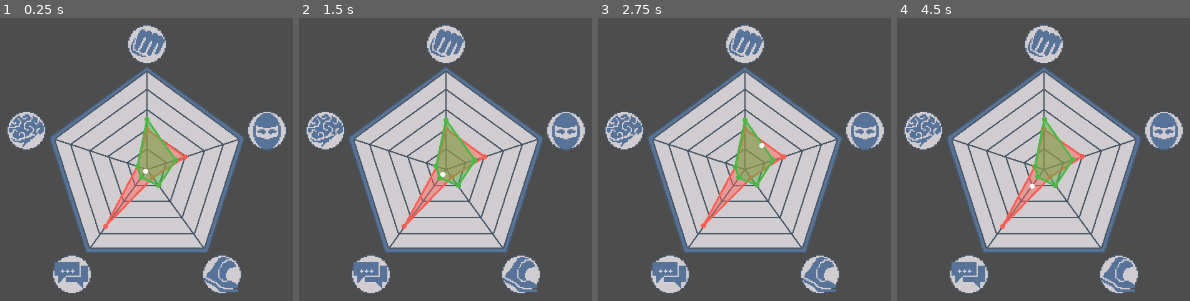
Above: before the commit, frames 1-4 (left to right).
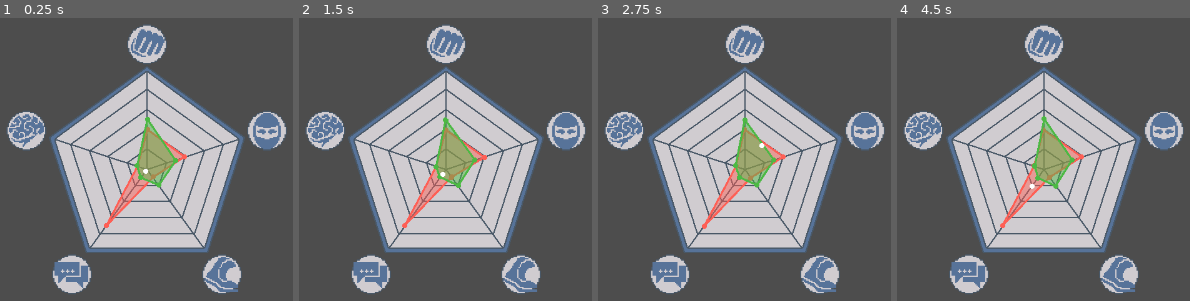
Above: after the commit, the same moments.

Repository: jakedruth/GGJ_2026
Game: Godot game, scene res://Scenes/DispatchScreen.tscn
Two runs of this game, one before a commit and one after it. Both use one fixed random seed, a clock stepped at 60 frames per second and the inputs below.
Inputs (mouse positions are in pixels of both pictures, inside the frame that each line leads up to):
- Up to frame 1 (0.25 s): no input
- Up to frame 2 (1.5 s): tap Enter at 0.5 s; move the mouse to (outside the picture) at 0.52 s; click (outside the picture) at 0.67 s; tap Space at 1.25 s; drag from (outside the picture) to (407, 289) at 1.27 s
- Up to frame 3 (2.75 s): tap Enter at 2 s; move the mouse to (823, 100) at 2.02 s; click (823, 100) at 2.17 s
- Up to frame 4 (4.5 s): drag from (1005, 289) to (outside the picture) at 2.77 s; tap Space at 3.5 s; move the mouse to (outside the picture) at 3.52 s; click (outside the picture) at 3.67 s; tap Enter at 4.25 s; drag from (outside the picture) to (923, 88) at 4.27 s

The runs differ from the first frame. In frame 1, 0.3% of the frame differs, in the area x 35-65%, y 34-75%; in frame 2, 0.3%; in frame 3, 0.5%; in frame 4, 0.6%.

Commit message:
Extracted the display code into it's own scene

Diff:
--- a/Scenes/DispatchScreen.tscn
+++ b/Scenes/DispatchScreen.tscn
@@ -11,8 +11,9 @@
 [ext_resource type="Texture2D" uid="uid://bgmijrjmw4isw" path="res://Resources/stats_icons/charisma-icon.png" id="8_lom48"]
 [ext_resource type="Texture2D" uid="uid://b0mc8a44wvk4x" path="res://Resources/stats_icons/intelligence-icon.png" id="9_htlc1"]
 [ext_resource type="Texture2D" uid="uid://dvxr71hbp4y1e" path="res://Resources/dot_8x8.png" id="10_fq62k"]
+[ext_resource type="PackedScene" uid="uid://d4jglcjxuyh7h" path="res://Scenes/stat_display.tscn" id="12_htlc1"]
 
-[node name="DispatchScreen" type="Control" unique_id=804978114 node_paths=PackedStringArray("questPoly", "teamPoly")]
+[node name="DispatchScreen" type="Control" unique_id=804978114 node_paths=PackedStringArray("job_display", "team_display")]
 layout_mode = 3
 anchors_preset = 15
 anchor_right = 1.0
@@ -20,12 +21,10 @@
 grow_horizontal = 2
 grow_vertical = 2
 script = ExtResource("1_00nw5")
-characterStats = ExtResource("2_hca7f")
-questStats = ExtResource("3_5n2wf")
-questPoly = NodePath("TextureRect/QuestPoly")
-teamPoly = NodePath("TextureRect/TeamPoly")
-jitterRate = 0.25
-jitterRange = 0.75
+job_stat_block = ExtResource("3_5n2wf")
+team_stat_block = ExtResource("2_hca7f")
+job_display = NodePath("TextureRect/JobDisplay")
+team_display = NodePath("TextureRect/TeamDisplay")
 
 [node name="JobSystem" parent="." unique_id=682539764 instance=ExtResource("4_lom48")]
 layout_mode = 1
@@ -45,7 +44,17 @@
 grow_vertical = 0
 texture = ExtResource("4_5n2wf")
 
-[node name="powerIcon" type="TextureRect" parent="TextureRect" unique_id=217577651]
+[node name="IconHolder" type="Control" parent="TextureRect" unique_id=874865870]
+layout_mode = 1
+anchors_preset = 8
+anchor_left = 0.5
+anchor_top = 0.5
+anchor_right = 0.5
+anchor_bottom = 0.5
+grow_horizontal = 2
+grow_vertical = 2
+
+[node name="powerIcon" type="TextureRect" parent="TextureRect/IconHolder" unique_id=217577651]
 layout_mode = 1
 anchors_preset = 8
 anchor_left = 0.5
@@ -60,7 +69,7 @@
 grow_vertical = 2
 texture = ExtResource("5_mm37g")
 
-[node name="sneakIcon" type="TextureRect" parent="TextureRect" unique_id=1004587404]
+[node name="sneakIcon" type="TextureRect" parent="TextureRect/IconHolder" unique_id=1004587404]
 layout_mode = 1
 anchors_preset = 8
 anchor_left = 0.5
@@ -75,7 +84,7 @@
 grow_vertical = 2
 texture = ExtResource("6_8nqku")
 
-[node name="speedIcon" type="TextureRect" parent="TextureRect" unique_id=49036561]
+[node name="speedIcon" type="TextureRect" parent="TextureRect/IconHolder" unique_id=49036561]
 layout_mode = 1
 anchors_preset = 8
 anchor_left = 0.5
@@ -90,7 +99,7 @@
 grow_vertical = 2
 texture = ExtResource("7_fq62k")
 
-[node name="charismaIcon" type="TextureRect" parent="TextureRect" unique_id=771795808]
+[node name="charismaIcon" type="TextureRect" parent="TextureRect/IconHolder" unique_id=771795808]
 layout_mode = 1
 anchors_preset = 8
 anchor_left = 0.5
@@ -105,7 +114,7 @@
 grow_vertical = 2
 texture = ExtResource("8_lom48")
 
-[node name="intelligenceIcon" type="TextureRect" parent="TextureRect" unique_id=684143841]
+[node name="intelligenceIcon" type="TextureRect" parent="TextureRect/IconHolder" unique_id=684143841]
 layout_mode = 1
 anchors_preset = 8
 anchor_left = 0.5
@@ -120,83 +129,17 @@
 grow_vertical = 2
 texture = ExtResource("9_htlc1")
 
-[node name="QuestPoly" type="Polygon2D" parent="TextureRect" unique_id=1096968410]
+[node name="JobDisplay" parent="TextureRect" unique_id=1489969815 instance=ExtResource("12_htlc1")]
 position = Vector2(192.00006, 192)
 rotation = -1.5707964
 scale = Vector2(16, 16)
 color = Color(0.99607843, 0.37254903, 0.33333334, 0.47058824)
-polygon = PackedVector2Array(1, 0, 0.31, 0.95, -0.81, 0.59, -0.81, -0.59, 0.31, -0.95)
 
-[node name="Line2D" type="Line2D" parent="TextureRect/QuestPoly" unique_id=1897370328]
-points = PackedVector2Array(1, 0, 0.31, 0.95, -0.81, 0.59, -0.81, -0.59, 0.31, -0.95)
-closed = true
-width = 0.2
-default_color = Color(0.99607843, 0.37254903, 0.33333334, 1)
-antialiased = true
-
-[node name="dot_1" type="Sprite2D" parent="TextureRect/QuestPoly" unique_id=214084025]
-modulate = Color(0.99607843, 0.37254903, 0.33333334, 1)
-scale = Vector2(0.063, 0.063)
-texture = ExtResource("10_fq62k")
-
-[node name="dot_2" type="Sprite2D" parent="TextureRect/QuestPoly" unique_id=562157456]
-modulate = Color(0.99607843, 0.37254903, 0.33333334, 1)
-scale = Vector2(0.063, 0.063)
-texture = ExtResource("10_fq62k")
-
-[node name="dot_3" type="Sprite2D" parent="TextureRect/QuestPoly" unique_id=1954043024]
-modulate = Color(0.99607843, 0.37254903, 0.33333334, 1)
-scale = Vector2(0.063, 0.063)
-texture = ExtResource("10_fq62k")
-
-[node name="dot_4" type="Sprite2D" parent="TextureRect/QuestPoly" unique_id=2005786815]
-modulate = Color(0.99607843, 0.37254903, 0.33333334, 1)
-scale = Vector2(0.063, 0.063)
-texture = ExtResource("10_fq62k")
-
-[node name="dot_5" type="Sprite2D" parent="TextureRect/QuestPoly" unique_id=501944248]
-modulate = Color(0.99607843, 0.37254903, 0.33333334, 1)
-scale = Vector2(0.063, 0.063)
-texture = ExtResource("10_fq62k")
-
-[node name="TeamPoly" type="Polygon2D" parent="TextureRect" unique_id=1000075372]
+[node name="TeamDisplay" parent="TextureRect" unique_id=630068703 instance=ExtResource("12_htlc1")]
 position = Vector2(192.00006, 192)
 rotation = -1.5707964
 scale = Vector2(16, 16)
 color = Color(0.29803923, 0.7254902, 0.26666668, 0.47058824)
-polygon = PackedVector2Array(1, 0, 0.31, 0.95, -0.81, 0.59, -0.81, -0.59, 0.31, -0.95)
-
-[node name="Line2D" type="Line2D" parent="TextureRect/TeamPoly" unique_id=1361713349]
-points = PackedVector2Array(1, 0, 0.31, 0.95, -0.81, 0.59, -0.81, -0.59, 0.31, -0.95)
-closed = true
-width = 0.2
-default_color = Color(0.29803923, 0.7254902, 0.26666668, 1)
-antialiased = true
-
-[node name="dot_1" type="Sprite2D" parent="TextureRect/TeamPoly" unique_id=1862395538]
-modulate = Color(0.29803923, 0.7254902, 0.26666668, 1)
-scale = Vector2(0.063, 0.063)
-texture = ExtResource("10_fq62k")
-
-[node name="dot_2" type="Sprite2D" parent="TextureRect/TeamPoly" unique_id=1227849475]
-modulate = Color(0.29803923, 0.7254902, 0.26666668, 1)
-scale = Vector2(0.063, 0.063)
-texture = ExtResource("10_fq62k")
-
-[node name="dot_3" type="Sprite2D" parent="TextureRect/TeamPoly" unique_id=209613737]
-modulate = Color(0.29803923, 0.7254902, 0.26666668, 1)
-scale = Vector2(0.063, 0.063)
-texture = ExtResource("10_fq62k")
-
-[node name="dot_4" type="Sprite2D" parent="TextureRect/TeamPoly" unique_id=1110993901]
-modulate = Color(0.29803923, 0.7254902, 0.26666668, 1)
-scale = Vector2(0.063, 0.063)
-texture = ExtResource("10_fq62k")
-
-[node name="dot_5" type="Sprite2D" parent="TextureRect/TeamPoly" unique_id=1848498444]
-modulate = Color(0.29803923, 0.7254902, 0.26666668, 1)
-scale = Vector2(0.063, 0.063)
-texture = ExtResource("10_fq62k")
 
 [node name="center" type="Node2D" parent="TextureRect" unique_id=1694710739]
 position = Vector2(192, 192)
--- /dev/null
+++ b/Scenes/stat_display.tscn
@@ -0,0 +1,34 @@
+[gd_scene format=3 uid="uid://d4jglcjxuyh7h"]
+
+[ext_resource type="Script" uid="uid://c3somt26w8mhu" path="res://Scripts/StatDisplay.gd" id="1_3kb8s"]
+[ext_resource type="Texture2D" uid="uid://dvxr71hbp4y1e" path="res://Resources/dot_8x8.png" id="2_4prjy"]
+
+[node name="StatDisplay" type="Polygon2D" unique_id=1489969815]
+polygon = PackedVector2Array(1, 0, 0.31, 0.95, -0.81, 0.59, -0.81, -0.59, 0.31, -0.95)
+script = ExtResource("1_3kb8s")
+
+[node name="Line2D" type="Line2D" parent="." unique_id=2079282061]
+points = PackedVector2Array(1, 0, 0.31, 0.95, -0.81, 0.59, -0.81, -0.59, 0.31, -0.95)
+closed = true
+width = 0.2
+antialiased = true
+
+[node name="dot_1" type="Sprite2D" parent="." unique_id=183506221]
+scale = Vector2(0.063, 0.063)
+texture = ExtResource("2_4prjy")
+
+[node name="dot_2" type="Sprite2D" parent="." unique_id=1485548669]
+scale = Vector2(0.063, 0.063)
+texture = ExtResource("2_4prjy")
+
+[node name="dot_3" type="Sprite2D" parent="." unique_id=1257676518]
+scale = Vector2(0.063, 0.063)
+texture = ExtResource("2_4prjy")
+
+[node name="dot_4" type="Sprite2D" parent="." unique_id=134839449]
+scale = Vector2(0.063, 0.063)
+texture = ExtResource("2_4prjy")
+
+[node name="dot_5" type="Sprite2D" parent="." unique_id=849497217]
+scale = Vector2(0.063, 0.063)
+texture = ExtResource("2_4prjy")
--- a/Scripts/GameManager.gd
+++ b/Scripts/GameManager.gd
@@ -1,14 +1,10 @@
 class_name GameManager
 extends Node
 
-@export var characterStats: StatBlock;
-@export var questStats: StatBlock;
-@export var questPoly: Polygon2D;
-@export var teamPoly: Polygon2D;
-@export var jitterRate: float;
-@export var jitterRange: float;
-var _jitterTimerTeam: float = 0;
-var _jitterTimerQuest: float = 0;
+@export var job_stat_block: StatBlock;
+@export var team_stat_block: StatBlock;
+@export var job_display: StatDisplay;
+@export var team_display: StatDisplay;
 
 var startBallMove: bool = false;
 var startDrag: bool = false;
@@ -19,13 +15,13 @@
 
 # Called when the node enters the scene tree for the first time.
 func _ready() -> void:
-	_set_polygon(questPoly, questStats.get_polygon());
-	_set_polygon(teamPoly, characterStats.get_polygon());
+	team_display.stat_block = team_stat_block
+	job_display.stat_block = job_stat_block
 
 	ball = get_node("TextureRect/center/Sprite2D") as Node2D
 	_reset_ball()
 
-	var result = characterStats.get_overlap_area_ratio(questStats)
+	var result = team_stat_block.get_overlap_area_ratio(job_stat_block)
 	print(result);
 
 	pass # Replace with function body.
@@ -33,29 +29,11 @@
 
 # Called every frame. 'delta' is the elapsed time since the previous frame.
 func _process(_delta: float) -> void:
-	_jitterTimerQuest += _delta;
-	_jitterTimerTeam += _delta;
-
-	if (_jitterTimerQuest > jitterRate):
-		_jitterTimerQuest -= jitterRate + randf_range(0, jitterRange)
-		var qp: PackedVector2Array = questStats.get_polygon();
-		for i in qp.size():
-			var angle = randf_range(0, TAU)
-			qp[i] += Vector2.RIGHT.rotated(angle) * 0.05
-		_set_polygon(questPoly, qp)
-	if (_jitterTimerTeam > jitterRate):
-		_jitterTimerTeam -= jitterRate + randf_range(0, jitterRange)
-		var tp: PackedVector2Array = characterStats.get_polygon();
-		for i in tp.size():
-			var angle = randf_range(0, TAU)
-			tp[i] += Vector2.RIGHT.rotated(angle) * 0.05
-		_set_polygon(teamPoly, tp)
-
 	if startBallMove:
-		var poly = questStats.get_polygon();
+		var poly = job_stat_block.get_polygon();
 
 		if not Geometry2D.is_point_in_polygon(ball.position, poly):
-			var center = questStats.get_center();
+			var center = job_stat_block.get_center();
 			ball_move_dir = (center - ball.position).normalized()
 			pass
 
@@ -98,13 +76,6 @@
 
 	pass
 
-func _set_polygon(polygon: Polygon2D, points: PackedVector2Array) -> void:
-	polygon.polygon = points;
-	(polygon.get_child(0) as Line2D).points = points;
-	for i in points.size():
-		(polygon.get_child(i + 1) as Node2D).position = points[i];
-		pass
-
 
 func _input(event: InputEvent) -> void:
 	if event is InputEventMouseButton:
@@ -123,7 +94,7 @@
 func _reset_ball() -> void:
 	startBallMove = false;
 	startDrag = false;
-	ball.position = questStats.get_center();
+	ball.position = job_stat_block.get_center();
 	ball_move_dir = Vector2.ZERO
 	pass
 
--- a/Scripts/StatBlock.gd
+++ b/Scripts/StatBlock.gd
@@ -93,6 +93,7 @@
 
 # Converts a radial coord to cartesian coord
 func _get_point(radius: int, angle: float) -> Vector2:
+	var _offset = PI * 0.25
 	return Vector2(cos(angle), sin(angle)) * radius
 
 
--- /dev/null
+++ b/Scripts/StatDisplay.gd
@@ -0,0 +1,41 @@
+class_name StatDisplay
+extends Polygon2D
+
+@onready var line2D = get_node("Line2D") as Line2D
+var stat_block: StatBlock
+
+@export var jitter_offset: float = 0.05
+@export var min_jitter: float = 0.25
+@export var max_jitter: float = 1.0
+var _jitter_timer: float = 0.0
+
+# Called when the node enters the scene tree for the first time.
+func _ready() -> void:
+	var c = color;
+	c.a = 1;
+	line2D.default_color = c;
+	var count = get_child_count()
+	for i in (count - 1):
+		(get_child(i + 1) as Sprite2D).modulate = c;
+
+
+# Called every frame. 'delta' is the elapsed time since the previous frame.
+func _process(delta: float) -> void:
+	if stat_block == null:
+		return
+
+	_jitter_timer -= delta
+	if _jitter_timer <= 0:
+		_jitter_timer = randf_range(min_jitter, max_jitter)
+		var jp: PackedVector2Array = stat_block.get_polygon()
+		for i in jp.size():
+			var angle = randf_range(0, TAU)
+			jp[i] += Vector2.RIGHT.rotated(angle) * jitter_offset
+		_update_polygon(jp)
+
+
+func _update_polygon(points: PackedVector2Array):
+	polygon = points;
+	line2D.points = points;
+	for i in points.size():
+		(get_child(i + 1) as Node2D).position = points[i]
Not shown, added: Scripts/StatDisplay.gd.uid
